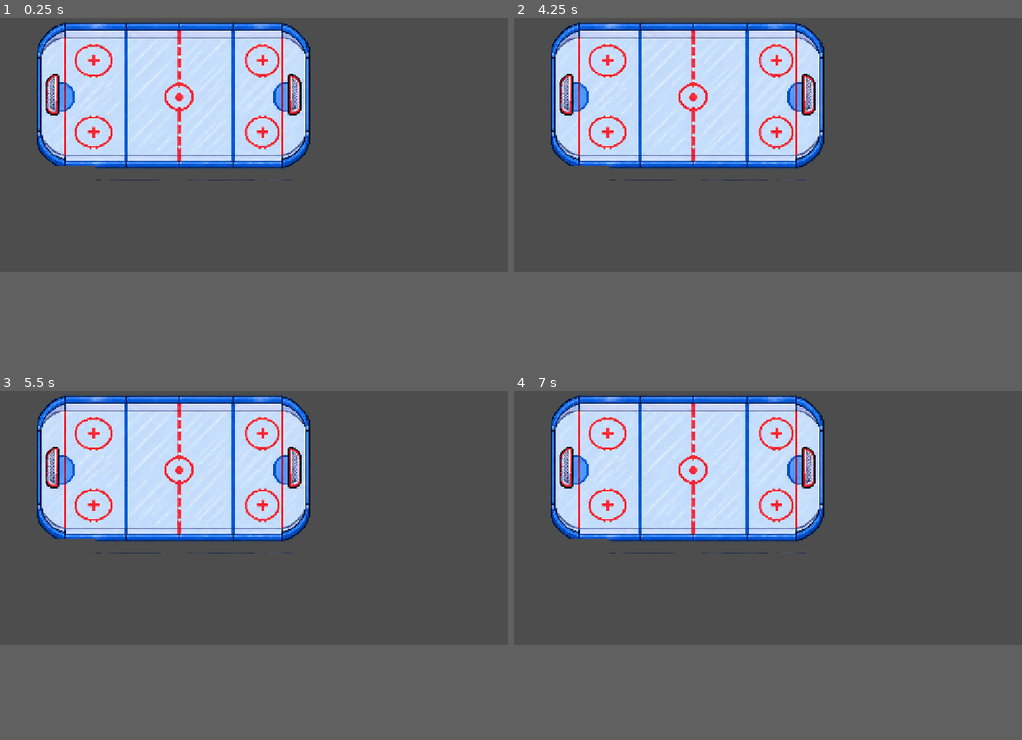
Above: before the commit, frames 1-4 (two rows, left to right).
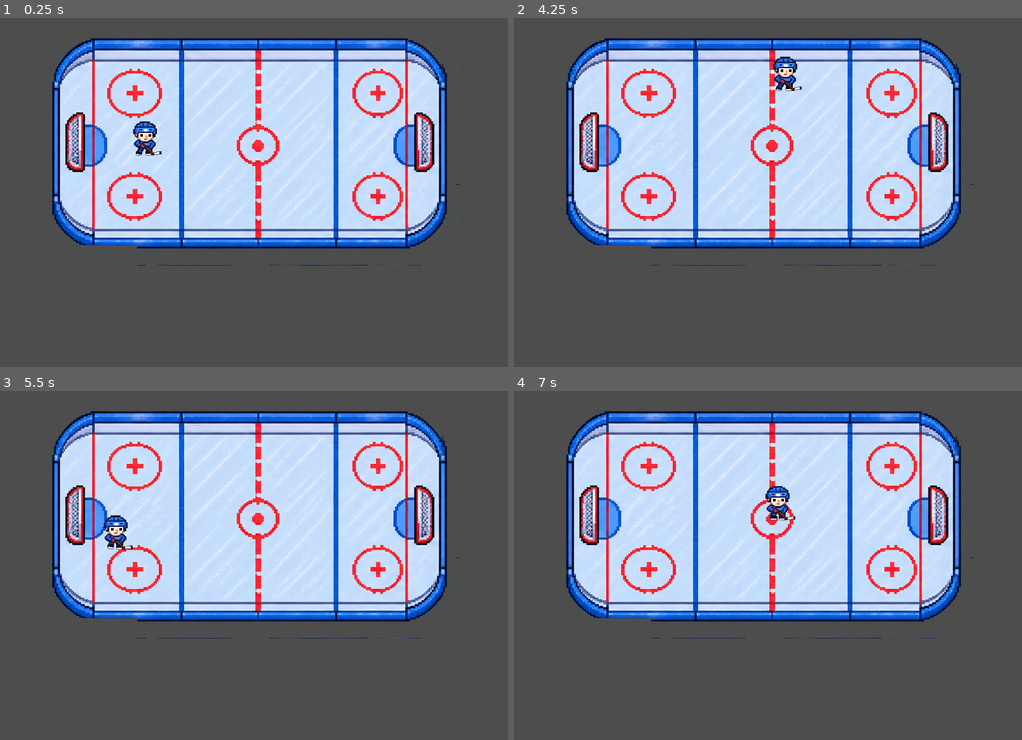
Above: after the commit, the same moments.

Repository: Dmitriy-Abakumov/hockey
Game: Godot game, scene res://resources/game.tscn
The game is run twice, just before and just after one commit, with the same random seed, the same clock (stepped at 60 frames per second) and the same inputs.
Inputs:
- Up to frame 1 (0.25 s): no input
- Up to frame 2 (4.25 s): hold Right (ui_right) 0.53-1.28 s; hold Down (ui_down) 1.28-2.03 s; hold Right (ui_right) 2.03-2.78 s; hold Up (ui_up) 2.78-3.53 s; hold Left (ui_left) from 3.53 s (still down)
- Up to frame 3 (5.5 s): release Left (ui_left) at 5.03 s; hold Down (ui_down) from 5.03 s (still down)
- Up to frame 4 (7 s): release Down (ui_down) at 5.78 s; hold Right (ui_right) 5.78-6.53 s; hold Up (ui_up) from 6.53 s (still down)
In our replay, the window is 800x450 before the commit and 800x600 after it. These sizes can differ from the game's own. Grey fills any space a smaller window leaves; there, only what the larger window draws over its background counts as a difference.

The runs differ from the first frame. In frame 1, 40% of the frame differs, in the area x 7-91%, y 1-71%; in frame 2, 39%; in frame 3, 39%; in frame 4, 39%.

Commit message:
первый прототип игрока
Сделал тупо чтобы покликать и подумать над управлением

Diff:
--- /dev/null
+++ b/player_1.gd
@@ -0,0 +1,11 @@
+extends CharacterBody2D
+
+
+const SPEED = 300.0
+
+
+func _physics_process(delta: float) -> void:
+	# Получаем вектор сразу по 4 направлениям (стрелки)
+	var direction := Input.get_vector("ui_left", "ui_right", "ui_up", "ui_down")
+	velocity = direction * SPEED
+	move_and_slide()
--- a/player_1.tscn
+++ b/player_1.tscn
@@ -1,10 +1,57 @@
 [gd_scene format=3 uid="uid://bfjvg3up5hva0"]
 
+[ext_resource type="Script" uid="uid://iq0t453dyax" path="res://player_1.gd" id="1_bxx23"]
+[ext_resource type="Texture2D" uid="uid://4vxqqueh3hkt" path="res://idle_player1.png" id="1_squ5q"]
+
 [sub_resource type="CircleShape2D" id="CircleShape2D_s42av"]
-radius = 36.124783
+radius = 33.01515
+
+[sub_resource type="AtlasTexture" id="AtlasTexture_bxx23"]
+atlas = ExtResource("1_squ5q")
+region = Rect2(0, 0, 384, 256)
+
+[sub_resource type="AtlasTexture" id="AtlasTexture_qh3su"]
+atlas = ExtResource("1_squ5q")
+region = Rect2(384, 0, 384, 256)
+
+[sub_resource type="AtlasTexture" id="AtlasTexture_buxg0"]
+atlas = ExtResource("1_squ5q")
+region = Rect2(768, 0, 384, 256)
+
+[sub_resource type="AtlasTexture" id="AtlasTexture_6736r"]
+atlas = ExtResource("1_squ5q")
+region = Rect2(1152, 0, 384, 256)
+
+[sub_resource type="SpriteFrames" id="SpriteFrames_s42av"]
+animations = [{
+"frames": [{
+"duration": 1.0,
+"texture": SubResource("AtlasTexture_bxx23")
+}, {
+"duration": 1.0,
+"texture": SubResource("AtlasTexture_qh3su")
+}, {
+"duration": 1.0,
+"texture": SubResource("AtlasTexture_buxg0")
+}, {
+"duration": 1.0,
+"texture": SubResource("AtlasTexture_6736r")
+}],
+"loop": 1,
+"name": &"default",
+"speed": 7.0
+}]
 
 [node name="Player1" type="CharacterBody2D" unique_id=694187112]
+script = ExtResource("1_bxx23")
 
 [node name="CollisionShape2D" type="CollisionShape2D" parent="." unique_id=2076028083]
-position = Vector2(0, 20)
+position = Vector2(16, 25)
 shape = SubResource("CircleShape2D_s42av")
+
+[node name="AnimatedSprite2D" type="AnimatedSprite2D" parent="." unique_id=952232920]
+position = Vector2(16, 24)
+scale = Vector2(0.24902344, 0.24902344)
+sprite_frames = SubResource("SpriteFrames_s42av")
+autoplay = "default"
+frame_progress = 0.5463425
--- a/project.godot
+++ b/project.godot
@@ -17,6 +17,9 @@
 
 [display]
 
+window/size/viewport_width=800
+window/size/viewport_height=600
+window/size/mode=3
 window/stretch/mode="canvas_items"
 window/stretch/aspect="expand"
 
--- a/resources/game.tscn
+++ b/resources/game.tscn
@@ -1,6 +1,7 @@
 [gd_scene format=3 uid="uid://dim2kn4gsa0b1"]
 
 [ext_resource type="TileSet" uid="uid://dhf2xrkjss11b" path="res://resources/new_tile_set.tres" id="1_xyldu"]
+[ext_resource type="PackedScene" uid="uid://bfjvg3up5hva0" path="res://player_1.tscn" id="2_6xdbb"]
 
 [node name="game" type="Node2D" unique_id=2018323317]
 
@@ -14,3 +15,6 @@
 [node name="CollisionPolygon2D" type="CollisionPolygon2D" parent="Rink" unique_id=2078776370]
 build_mode = 1
 polygon = PackedVector2Array(148, 100, 371, 100, 638, 100, 654, 108, 669, 117, 681, 131, 689, 145, 692, 159, 692, 339, 687, 355, 678, 370, 665, 382, 651, 390, 639, 396, 406, 396, 148, 396, 133, 388, 118, 379, 105, 365, 97, 350, 95, 336, 94, 161, 98, 140, 107, 125, 121, 114, 134, 106)
+
+[node name="Player1" parent="." unique_id=694187112 instance=ExtResource("2_6xdbb")]
+position = Vector2(217, 216)
Binary file added: idle_player1.png
Not shown, added: idle_player1.png.import
Not shown, added: player_1.gd.uid
